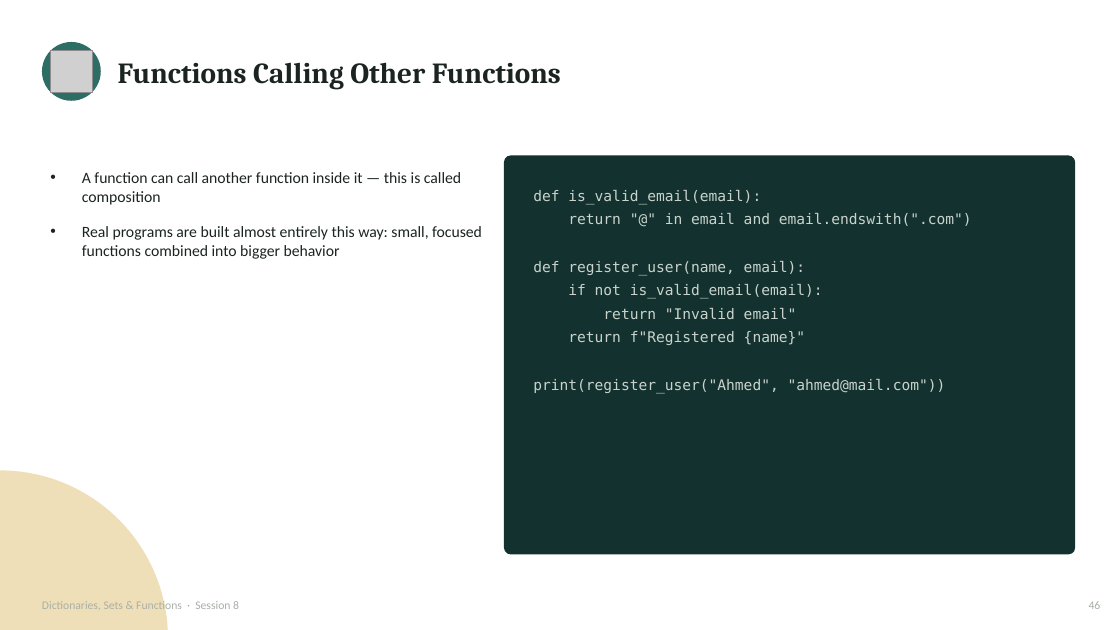
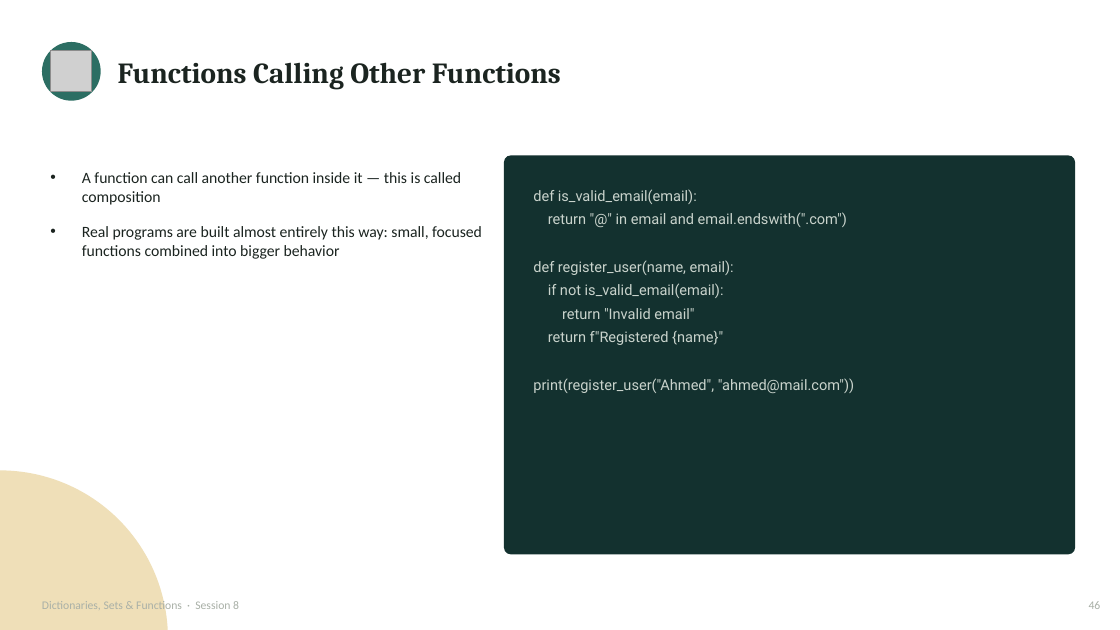
Before and after one commit to waseem-development/ai-ml-course, a slide deck: slide 46 of slides/1_python_slides/7_dicts_sets_functions.pptx. Drawn at 1120x630 pixels with LibreOffice and Linux fonts; fonts in the diff are those of the drawing; grey boxes stand for pictures. Boxes give left, top, right and bottom in pixels: in the first picture for what was removed or moved away, otherwise in the second. Text is boxed around its words. In the diff, an @@ line names an element or a change of style, - is before the commit and + after.

```diff
--- a/slides/1_python_slides/7_dicts_sets_functions.pptx
+++ b/slides/1_python_slides/7_dicts_sets_functions.pptx
@@ text "def is_valid_email(email):" at bbox=[533, 189, 854, 393]: font DejaVu Sans Mono to Roboto @@
```
Also in this commit, not shown: 33 other slides changed.
